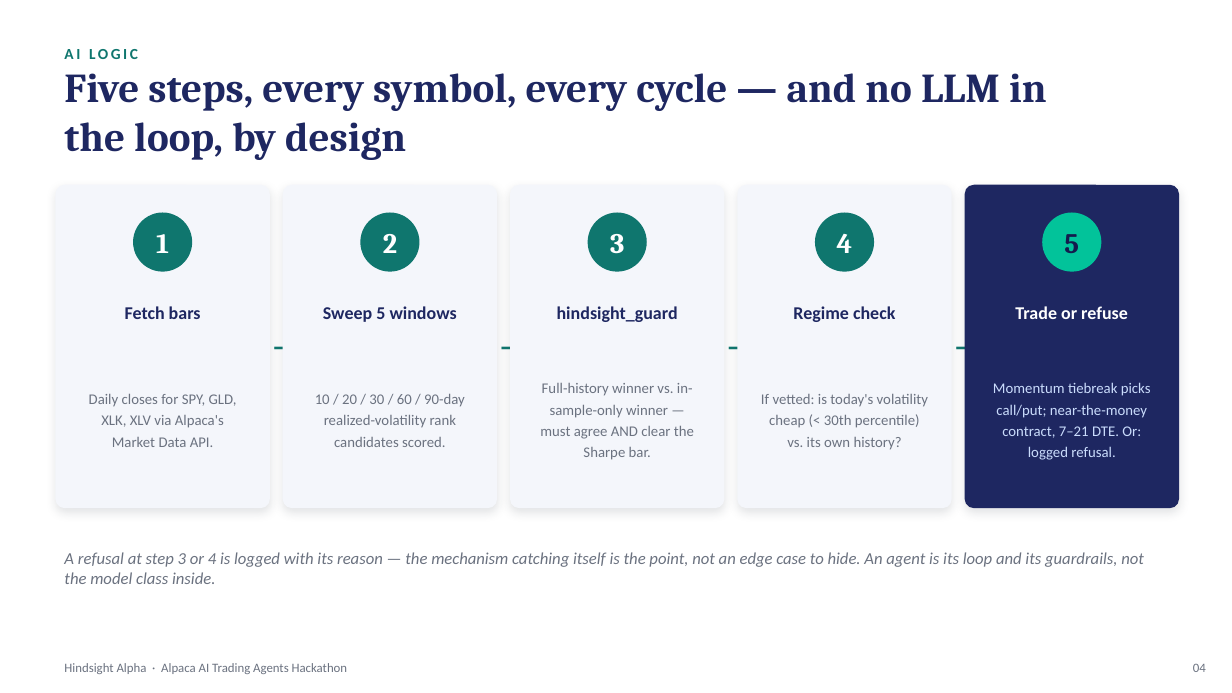
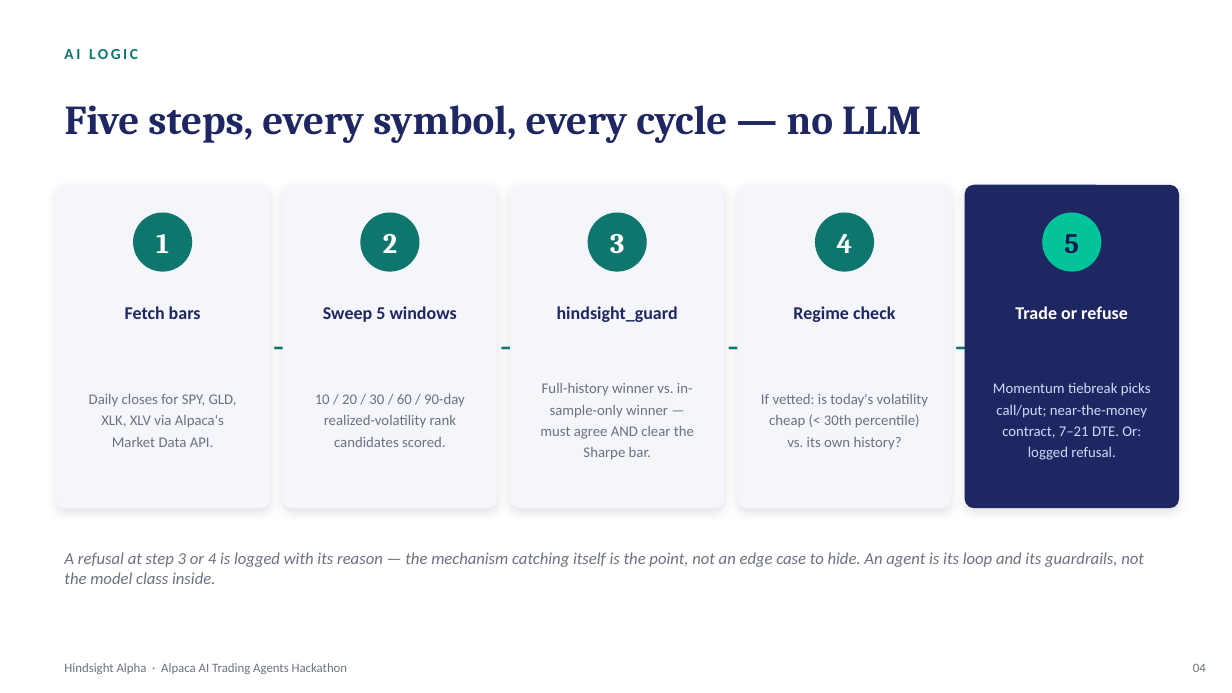
Before and after one commit to s-papy/hindsight-alpha, a slide deck: slide 3 of submission/Hindsight_Alpha_Deck.pptx. Drawn at 1232x693 pixels with LibreOffice and Linux fonts; fonts in the diff are those of the drawing. Boxes give left, top, right and bottom in pixels: in the first picture for what was removed or moved away, otherwise in the second. Text is boxed around its words. In the diff, an @@ line names an element or a change of style, - is before the commit and + after.

Commit message:
Desserrer le bandeau de titre partout, et raccourcir le seul sous-titre qui ne tenait pas
« Sont trop colles ensemble » -- le sourcil et le sous-titre. Mesure : leurs
BOITES se chevauchaient de 5 px et leurs TEXTES ne laissaient que 20 px. Un
premier passage en avait rendu 6,5 ; celui-ci porte l'ecart a 34 px, sur les
sept diapos concernees. Le bas de la boite ne bouge pas (158 px), donc rien de
ce qui suit ne se deplace nulle part -- c'est ce qui rend le changement sur.

SLIDE 3 (« AI LOGIC »), la derniere zone hors seuil du deck, et elle etait
editoriale. Son sous-titre ne tenait sur une ligne dans AUCUNE police a 32 pt :
1052 pt de texte pour 813 de place. Deux choses faites, decision de Spap :

  . la boite passe de 1104 a 1166 px, la largeur des cartes en dessous --
    alignement qui manquait, et 46 pt de place en plus ;
  . le texte passe de « Five steps, every symbol, every cycle — and no LLM in
    the loop, by design. » a « Five steps, every symbol, every cycle — no
    LLM. » : 681 pt pour 860 de place, soit 79 % de remplissage.

CE QUE CETTE COUPE COUTE, dit plutot que passe sous silence : « by design »
disparait, et c'etait le mot qui transformait l'absence de LLM en CHOIX plutot
qu'en limite. La version qui le garde -- « ... — no LLM, by design. » -- tient
a 97 % de la boite. C'est trop juste pour une police dont je n'ai pas les
metriques exactes (Cambria, mesuree via Caladea) : a 3 % pres, la vraie
largeur decide, et je ne l'ai pas. J'ai pris la marge plutot que le mot ; le
retour en arriere est d'une ligne si Spap prefere l'inverse.

RESULTAT MESURE SUR LE DECK ENTIER : aucune zone au-dela du seuil. Dix au
depart de la seance.

Archive verifiee apres recompression : saine, 10 diapos dans l'ordre, zero lien
rompu.

```diff
--- a/submission/Hindsight_Alpha_Deck.pptx
+++ b/submission/Hindsight_Alpha_Deck.pptx
@@ text at [65, 105, 921, 143]: text changed @@
-Five steps, every symbol, every cycle — and no LLM in the loop, by design
+Five steps, every symbol, every cycle — no LLM
```
Also in this commit, not shown: 7 other slides changed.
